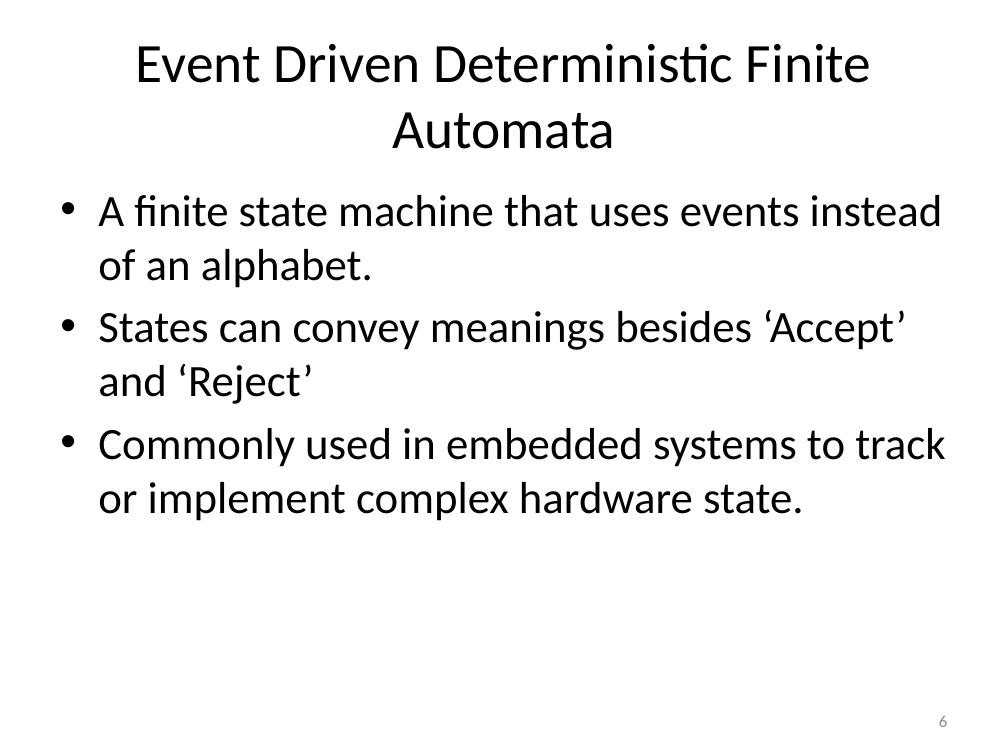
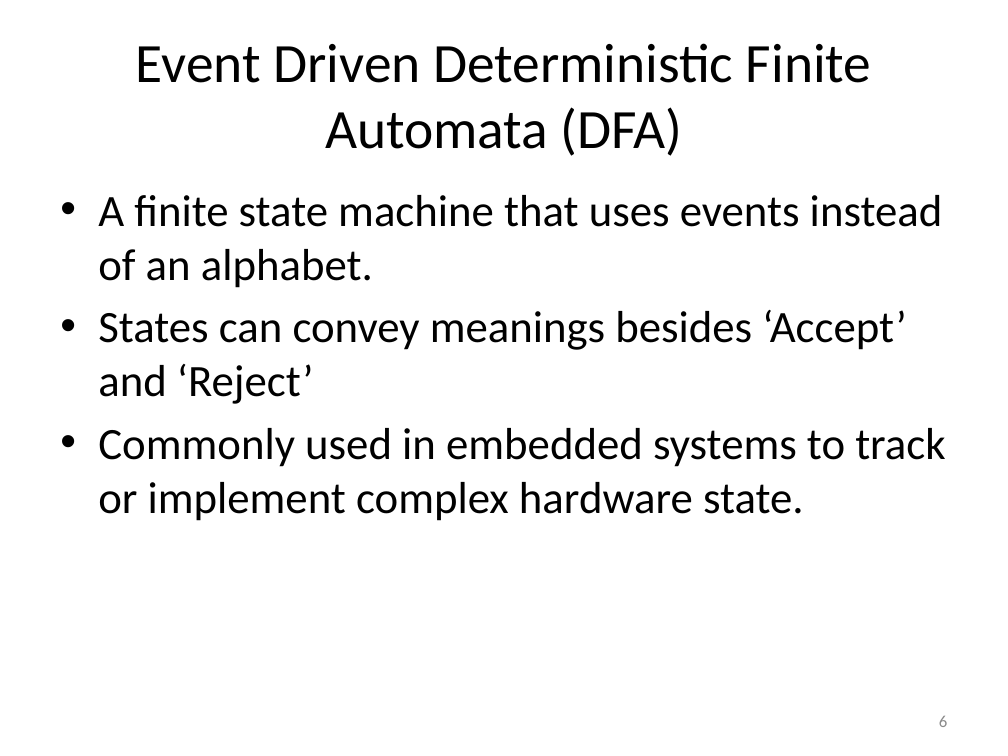
Before and after one commit to RichardRoda/DFA-Workflow-Model, a slide deck: slide 6 of Modeling Workflows with Event Driven DFA.pptx. Drawn at 1008x756 pixels with LibreOffice and Linux fonts; fonts in the diff are those of the drawing. Boxes give left, top, right and bottom in pixels: in the first picture for what was removed or moved away, otherwise in the second. Text is boxed around its words. In the diff, an @@ line names an element or a change of style, - is before the commit and + after.

```diff
--- a/Modeling Workflows with Event Driven DFA.pptx
+++ b/Modeling Workflows with Event Driven DFA.pptx
@@ title at bbox=[136, 43, 871, 156]: text changed @@
-Event Driven Deterministic Finite Automata
+Event Driven Deterministic Finite Automata (DFA)
```
Also in this commit, not shown: 1 other slide changed, 4 slides added.
